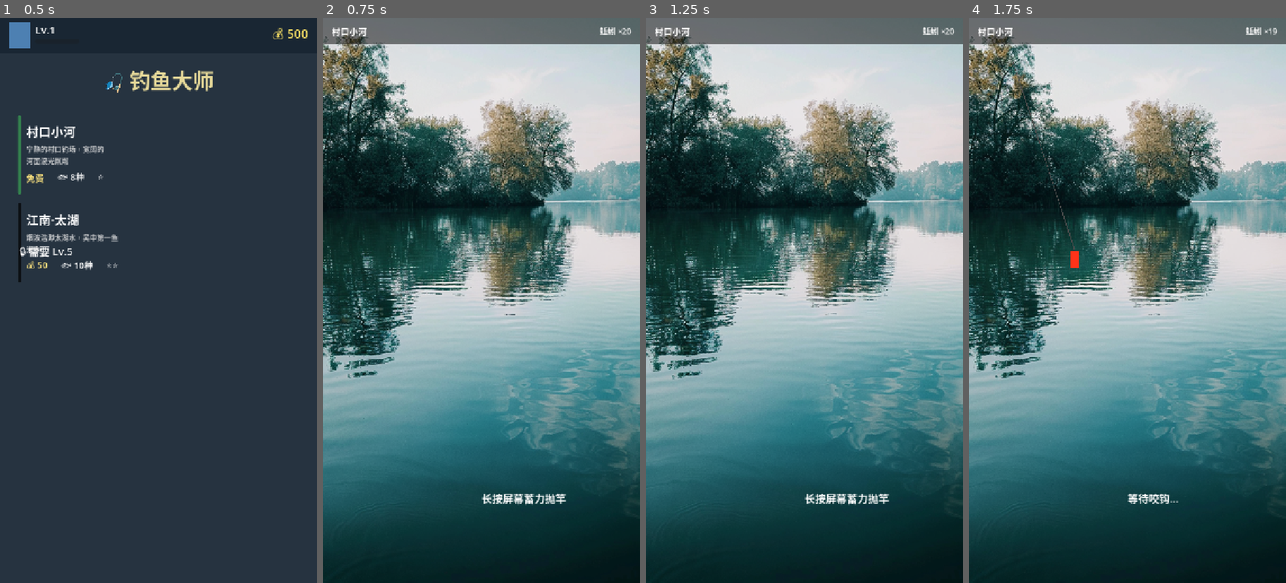
Above: before the commit, frames 1-4 (left to right).
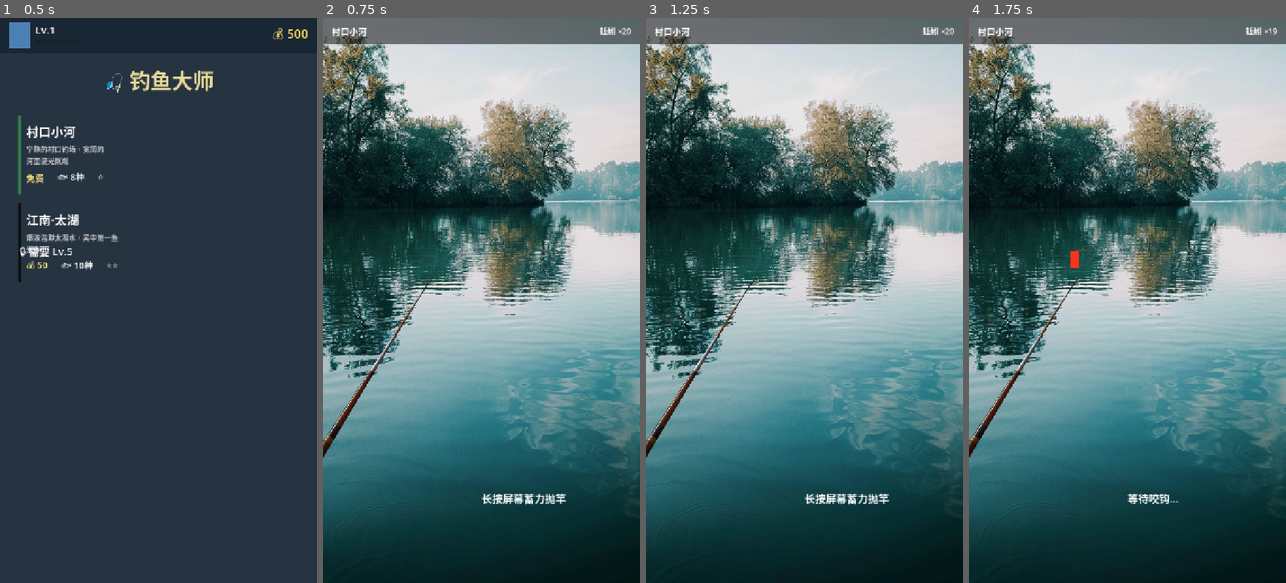
Above: after the commit, the same moments.

Repository: myself594/fishing-master
Game: Godot game, scene res://scenes/main.tscn
Two runs of this game, one before a commit and one after it. Both use one fixed random seed, a clock stepped at 60 frames per second and the inputs below.
Inputs (mouse positions are in pixels of both pictures, inside the frame that each line leads up to):
- Up to frame 1 (0.5 s): no input
- Up to frame 2 (0.75 s): click (342, 153) at 0.5 s
- Up to frame 3 (1.25 s): no input
- Up to frame 4 (1.75 s): move the mouse to (1197, 272) at 1.27 s; click (1197, 272) at 1.42 s

Frame 1 is identical in both runs. In frame 2, 0.5% of the frame differs, in the area x 0-41%, y 41-78%; in frame 3, 0.5%; in frame 4, 0.6%, in the area x 0-46%, y 7-78%.

Commit message:
添加鱼竿素材和显示功能
- 新增鱼竿素材目录 assets/images/rods/
- 添加新手竹竿图片 bamboo_rod.png
- 钓鱼场景显示鱼竿（从底部斜向右上延伸）
- 鱼线从竿尖连接到浮漂

Diff:
--- a/scenes/ui/fishing_scene.gd
+++ b/scenes/ui/fishing_scene.gd
@@ -39,6 +39,10 @@
 var fishing_line: Line2D
 var background_texture: TextureRect
 var ambient_player: AudioStreamPlayer
+var rod_sprite: TextureRect  # 鱼竿
+
+# 鱼竿相关
+var rod_tip_position: Vector2 = Vector2.ZERO  # 竿尖位置
 
 # 动画相关
 var float_base_y: float = 0.0
@@ -155,6 +159,21 @@
 		ambient_player.finished.connect(_on_ambient_finished)
 		add_child(ambient_player)
 
+	# 鱼竿
+	rod_sprite = TextureRect.new()
+	var rod_texture = load("res://assets/images/rods/bamboo_rod.png")
+	if rod_texture:
+		rod_sprite.texture = rod_texture
+		rod_sprite.expand_mode = TextureRect.EXPAND_IGNORE_SIZE
+		rod_sprite.stretch_mode = TextureRect.STRETCH_KEEP_ASPECT
+		# 设置鱼竿大小和位置（从底部向右上延伸）
+		rod_sprite.custom_minimum_size = Vector2(400, 800)
+		rod_sprite.size = Vector2(400, 800)
+		rod_sprite.position = Vector2(-50, 480)  # 底部偏左位置
+		add_child(rod_sprite)
+		# 计算竿尖位置（图片右上角）
+		rod_tip_position = rod_sprite.position + Vector2(380, 50)
+
 	# 钓鱼线
 	fishing_line = Line2D.new()
 	fishing_line.width = 2.0
@@ -599,7 +618,7 @@
 
 func _update_fishing_line(show: bool) -> void:
 	if show and float_sprite.visible:
-		var start_pos = Vector2(100, 100)  # 鱼竿位置
+		var start_pos = rod_tip_position  # 从竿尖开始
 		var end_pos = float_sprite.position + Vector2(10, 0)
 		fishing_line.points = [start_pos, end_pos]
 		fishing_line.visible = true
Renamed: 9f238559c242bc8c039802f2365e89e4.png -> assets/images/rods/bamboo_rod.png
